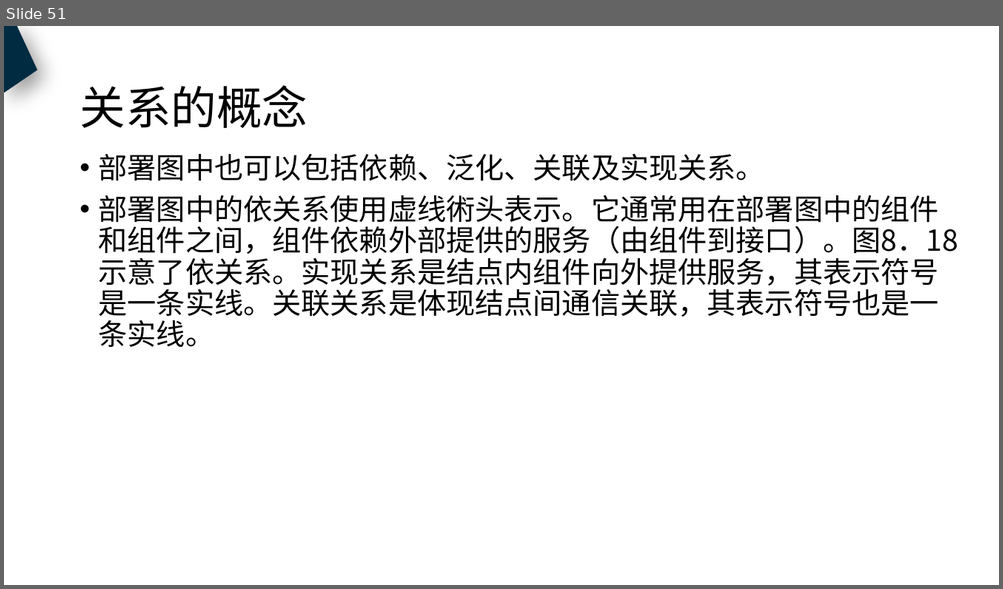
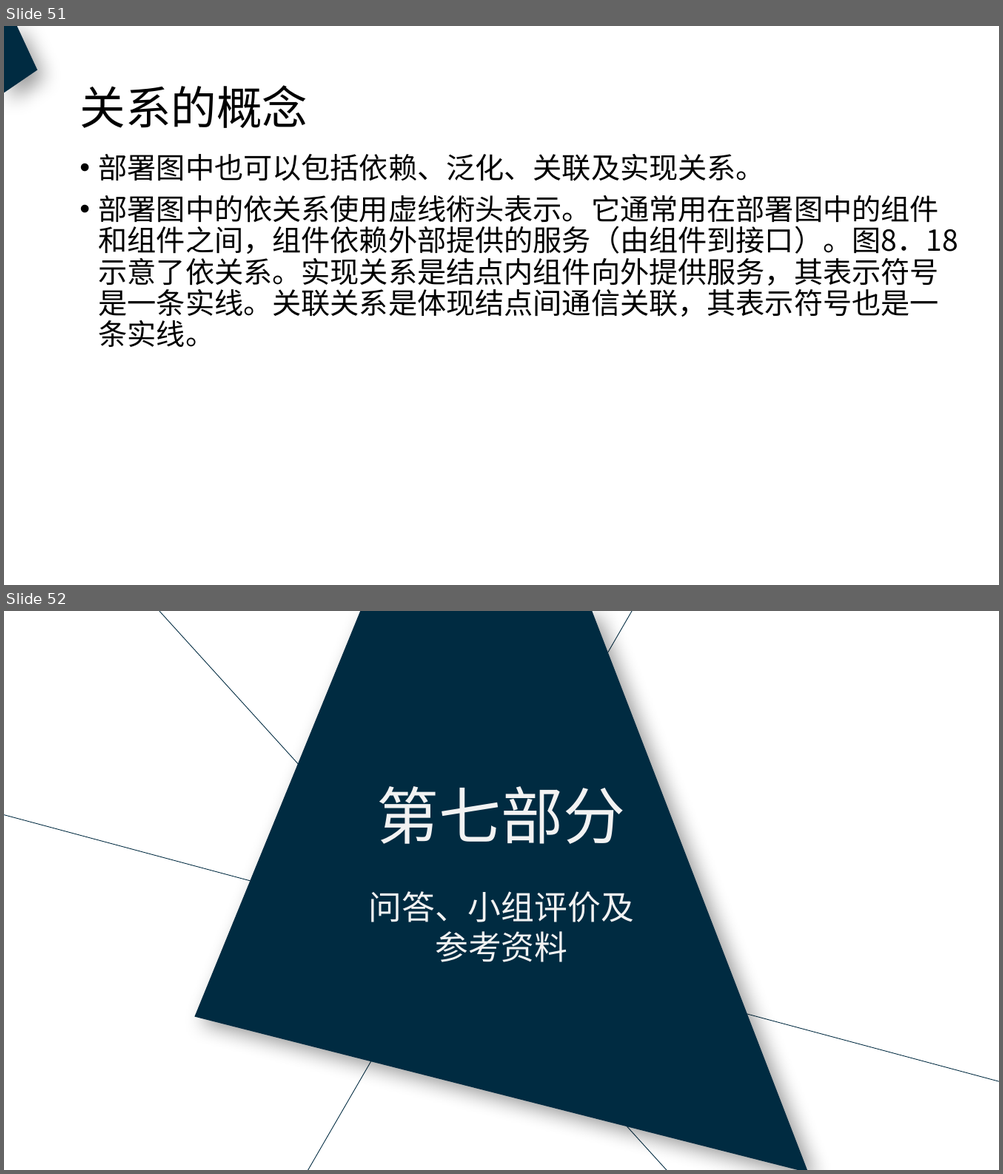
Before and after one commit to PRD2018-G18/PRD2018, a slide deck: 非受控文档/过程文档/图/UML基础1.pptx. Shown one above the other, each under a label of ours: slide 51 before the commit, slides 51 and 52 after it. The pictures are 1003x589 and 1003x1174 pixels, drawn with LibreOffice and Linux fonts; fonts in the diff are those of the drawing. Boxes give left, top, right and bottom in pixels: in the first picture for what was removed or moved away, otherwise in the second. Text is boxed around its words. In the diff, an @@ line names an element or a change of style, - is before the commit and + after.

```diff
--- a/非受控文档/过程文档/图/UML基础1.pptx
+++ b/非受控文档/过程文档/图/UML基础1.pptx
@@ slide 52 added at <box>4,611,999,1170</box>, background #FFFFFF @@
@@ line added from (669, 1170) to (159, 611), #002B41 0.63 pt @@
@@ freeform shape added at <box>194,611,808,1170</box>, fill #002B41 @@
@@ line added from (640, 611) to (307, 1170), #002B41 0.63 pt @@
@@ text added at <box>377,786,626,844</box>, 60 pt, text #F2F2F2 @@
+第七部分
@@ line added from (4, 815) to (999, 1082), #002B41 0.63 pt @@
@@ text added at <box>369,891,634,963</box>, 32 pt, text #F2F2F2 @@
+问答、小组评价及参考资料
```
Also in this commit, not shown: 5 slides changed, 4 other slides added, 2 other files.
